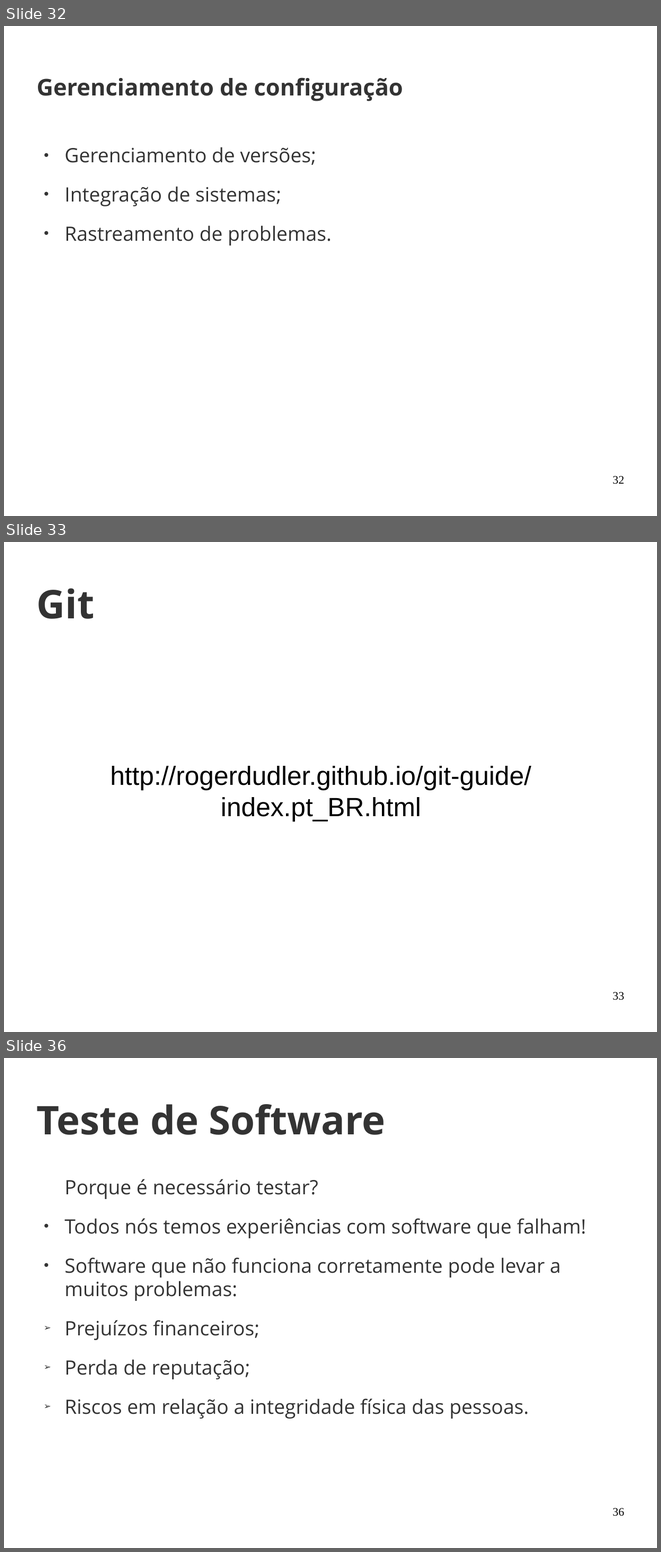
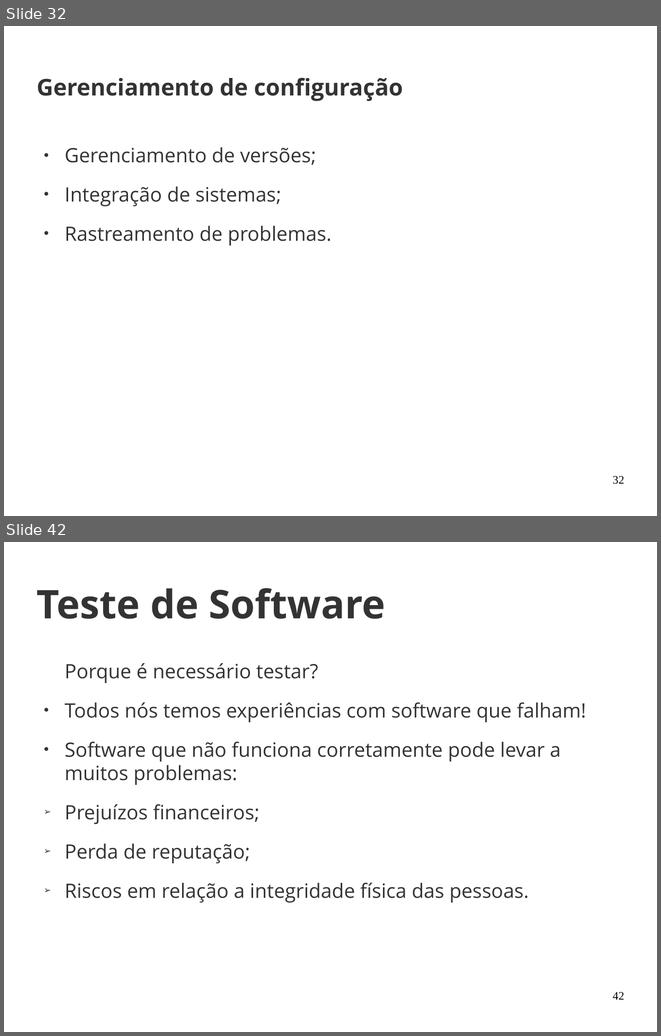
Before and after one commit to joaohelio/eng_de_software, a slide deck: Aulas/20170429/aula_2.odp. Shown one above the other, each under a label of ours: slides 32, 33 and 36 before the commit, slides 32 and 42 after it; the slides between them are not shown. The pictures are 661x1552 and 661x1036 pixels, drawn with LibreOffice and Linux fonts; fonts in the diff are those of the drawing; background and template pictures are left out. Boxes give left, top, right and bottom in pixels: in the first picture for what was removed or moved away, otherwise in the second. Text is boxed around its words. In the diff, an @@ line names an element or a change of style, - is before the commit and + after.

```diff
--- a/Aulas/20170429/aula_2.odp
+++ b/Aulas/20170429/aula_2.odp
@@ slide 33 removed at (x1=4, y1=542, x2=657, y2=1032), background picture (left out) @@
@@ title removed at (x1=37, y1=588, x2=95, y2=619) @@
-Git
@@ subtitle removed at (x1=110, y1=766, x2=531, y2=821) @@
-http://rogerdudler.github.io/git-guide/index.pt_BR.html
@@ page number removed at (x1=612, y1=991, x2=624, y2=1000) @@
-33
@@ what was slide 36 is now slide 42 @@
@@ page number at (x1=612, y1=991, x2=624, y2=999): text changed @@
-36
+42
```
Also in this commit, not shown: 1 slide changed, 8 slides added, 1 other slide removed.
